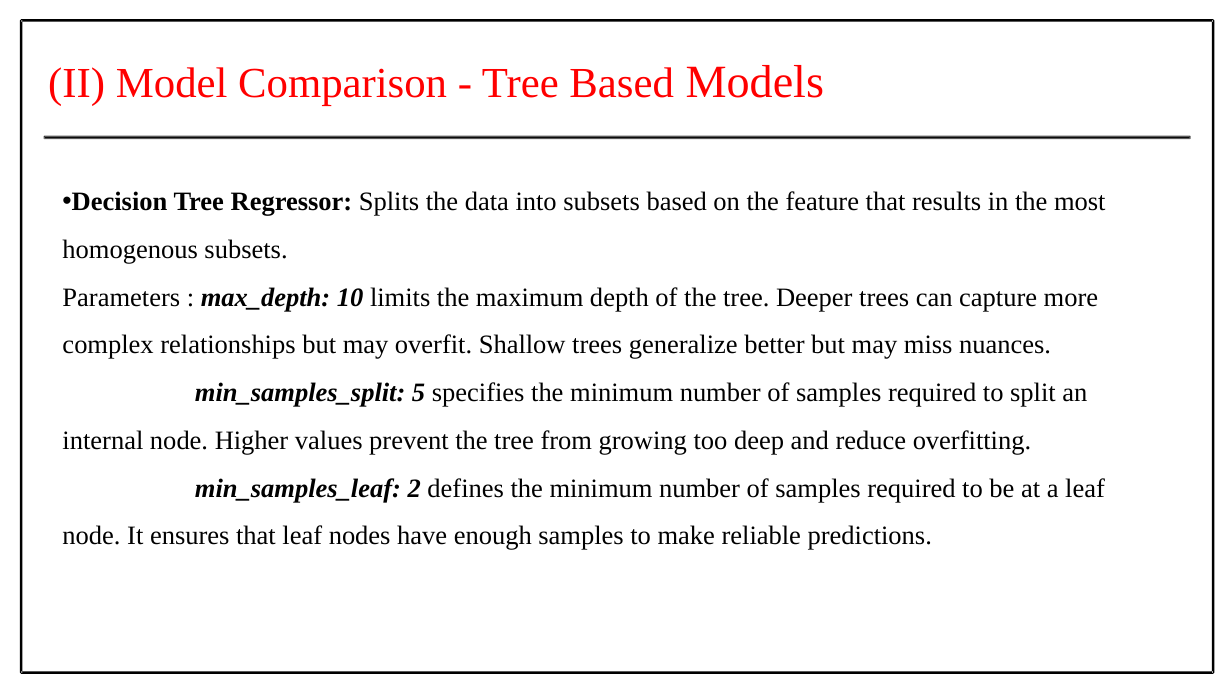
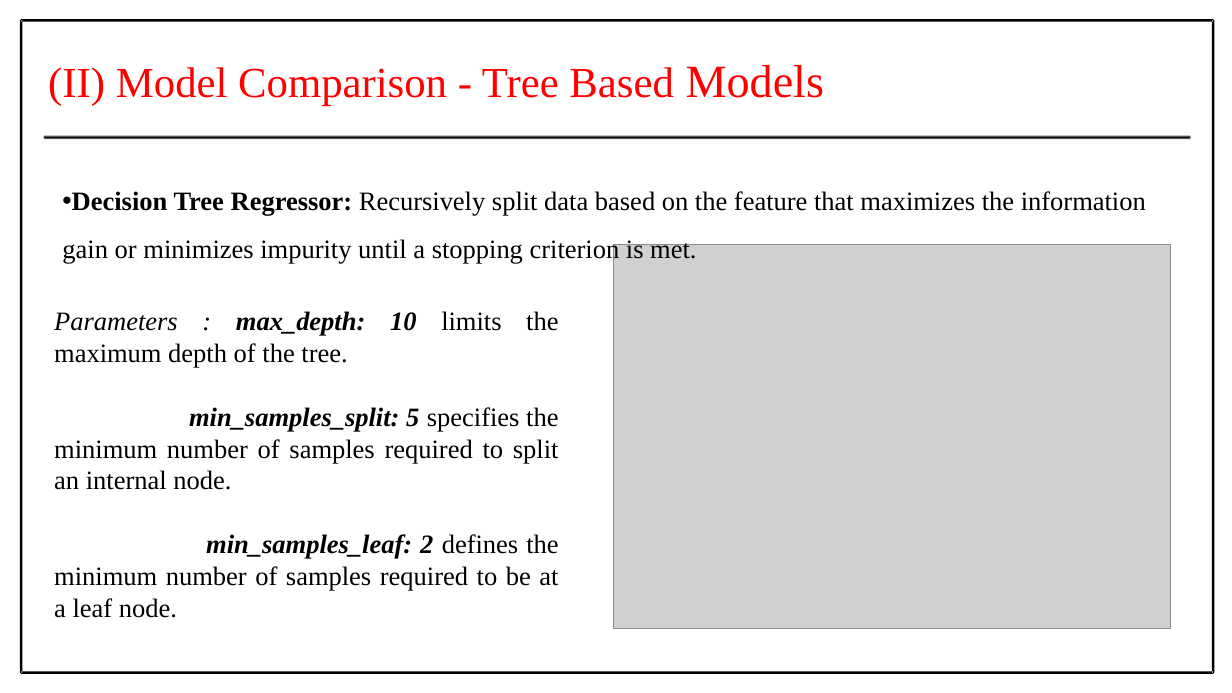
Before and after one commit to Prithiv-vijai/5g_MEC, a slide deck: slide 34 of Batch_4 IT-G2 review 1.pptx (slide 28 before the commit). Drawn at 1232x693 pixels with LibreOffice and Linux fonts; fonts in the diff are those of the drawing; grey boxes stand for pictures. Boxes give left, top, right and bottom in pixels: in the first picture for what was removed or moved away, otherwise in the second. Text is boxed around its words. In the diff, an @@ line names an element or a change of style, - is before the commit and + after.

```diff
--- a/Batch_4 IT-G2 review 1.pptx
+++ b/Batch_4 IT-G2 review 1.pptx
@@ text at [62,191,1146,264]: text changed @@
-• Decision Tree Regressor: Splits the data into subsets based on the feature that results in the most homogenous subsets.
-Parameters : max_depth: 10 limits the maximum depth of the tree. Deeper trees can capture more complex relationships but may overfit. Shallow trees generalize better but may miss nuances.
-min_samples_split: 5 specifies the minimum number of samples required to split an internal node. Higher values prevent the tree from growing too deep and reduce overfitting.
-min_samples_leaf: 2 defines the minimum number of samples required to be at a leaf node. It ensures that leaf nodes have enough samples to make reliable predictions.
+• Decision Tree Regressor: Recursively split data based on the feature that maximizes the information gain or minimizes impurity until a stopping criterion is met.
@@ picture added at [614,245,1170,629] @@
@@ text added at [54,311,559,618], 31 pt, text #000000 @@
+Parameters : max_depth: 10 limits the maximum depth of the tree.
+min_samples_split: 5 specifies the minimum number of samples required to split an internal node.
+min_samples_leaf: 2 defines the minimum number of samples required to be at a leaf node.
```
Also in this commit, not shown: 8 other slides changed, 14 slides added.
